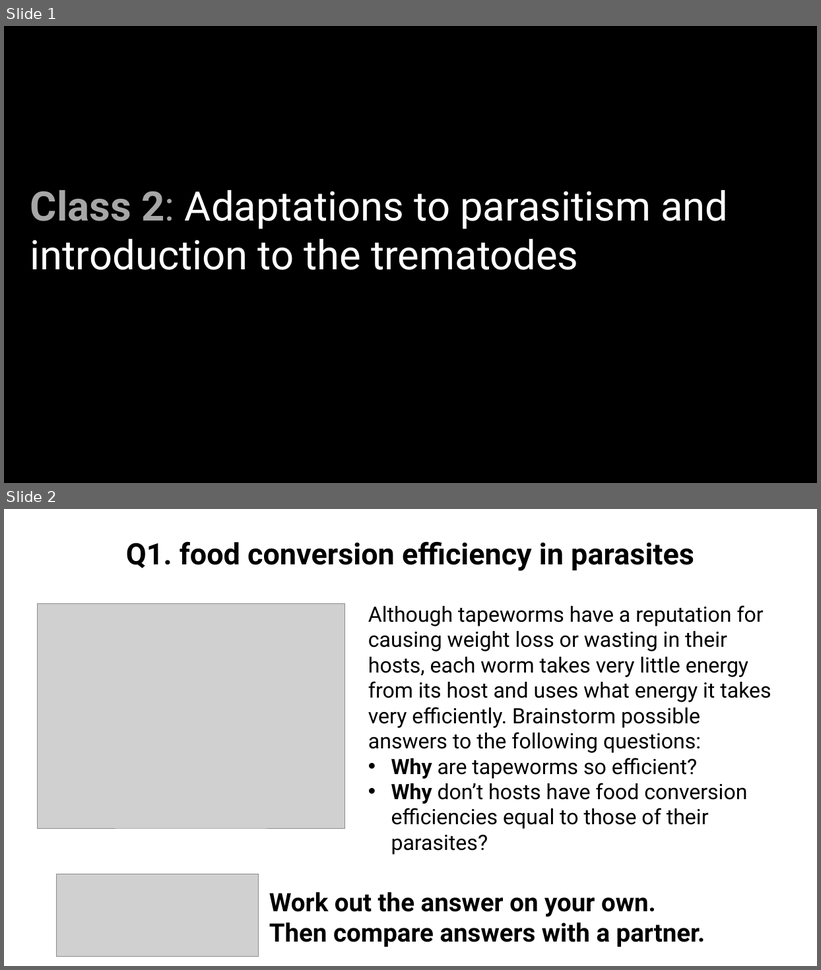
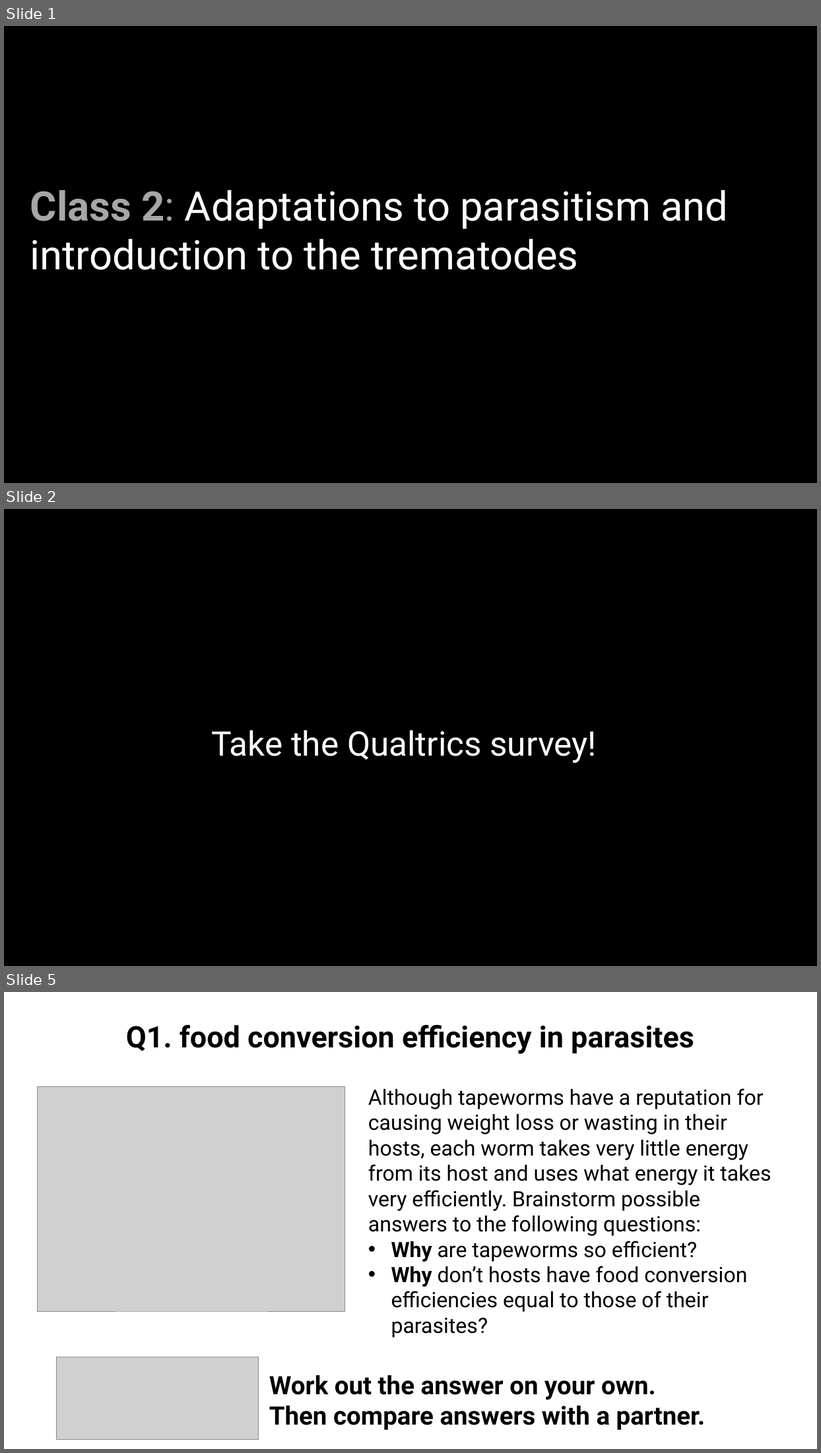
Before and after one commit to wood-lab/fish_406, a slide deck: lectures/in-class_activities/class_2.pptx. Shown one above the other, each under a label of ours: slides 1 and 2 before the commit, slides 1, 2 and 5 after it; the slides between them are not shown. The pictures are 821x970 and 821x1453 pixels, drawn with LibreOffice and Linux fonts; fonts in the diff are those of the drawing; grey boxes stand for pictures. Boxes give left, top, right and bottom in pixels: in the first picture for what was removed or moved away, otherwise in the second. Text is boxed around its words. In the diff, an @@ line names an element or a change of style, - is before the commit and + after.

```diff
--- a/lectures/in-class_activities/class_2.pptx
+++ b/lectures/in-class_activities/class_2.pptx
@@ slide 2 added at bbox=[4, 509, 817, 966], background #000000 @@
@@ text added at bbox=[211, 730, 597, 763], 40 pt, text #FFFFFF @@
+Take the Qualtrics survey!
@@ what was slide 2 is now slide 5 @@
```
Also in this commit, not shown: 2 other slides added, 2 other files.
